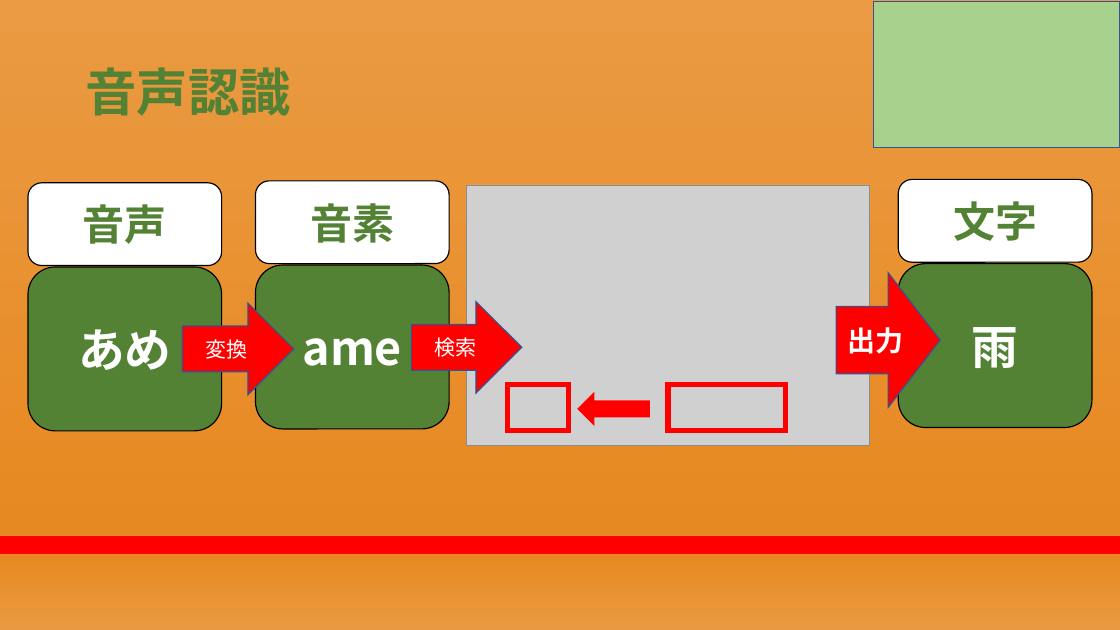
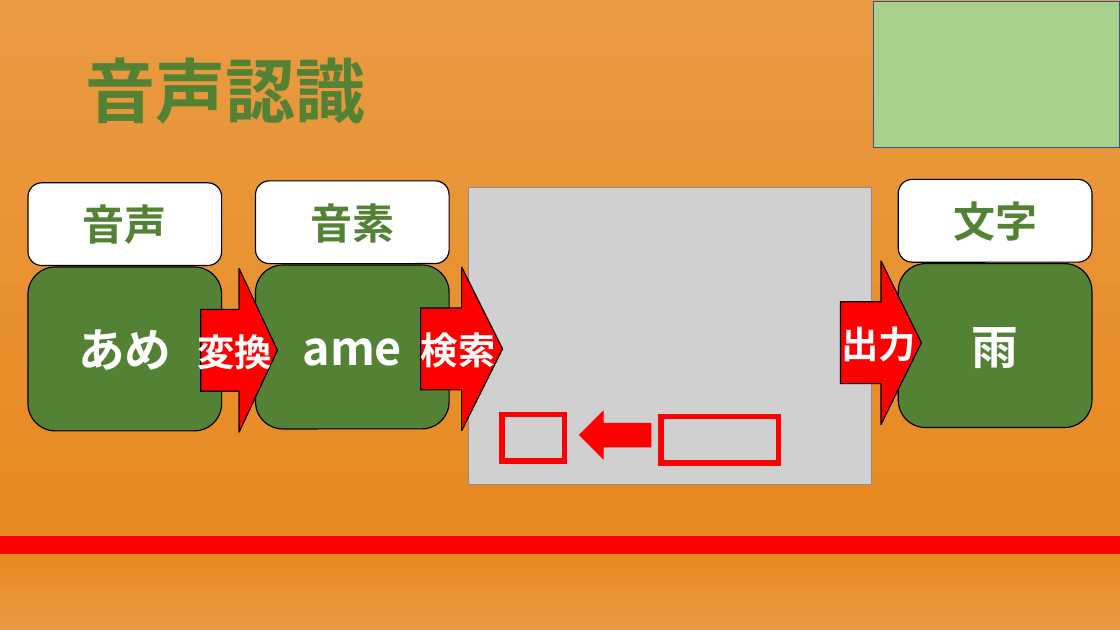
Before and after one commit to RikiishiSuzunosuke/AIspeaker_yosie, a slide deck: slide 9 of presentation/AIスピーカー開発_2.pptx. Drawn at 1120x630 pixels with LibreOffice and Linux fonts; fonts in the diff are those of the drawing; grey boxes stand for pictures. Boxes give left, top, right and bottom in pixels: in the first picture for what was removed or moved away, otherwise in the second. Text is boxed around its words. In the diff, an @@ line names an element or a change of style, - is before the commit and + after.

```diff
--- a/presentation/AIスピーカー開発_2.pptx
+++ b/presentation/AIスピーカー開発_2.pptx
@@ title "音声認識" at (85,57,365,124): size 44 to 60 pt @@
@@ picture: place and size @@
-picture at (466,185,870,445)
+picture at (469,187,872,485)
@@ right arrow added at (201,268,277,432), fill #FF0000, outline #000000 1 pt @@
@@ right arrow added at (421,267,503,431), fill #FF0000, outline #000000 1 pt @@
@@ right arrow added at (841,260,922,424), fill #FF0000, outline #000000 1 pt @@
@@ text "変換" at (198,328,273,376): size 18 to 32 pt, bold on; alignment centre to left; vertical alignment middle to top; fill #FF0000 to none; outline #325491 1 pt to none @@
@@ text "変換": place and size @@
-text "変換" at (182,303,294,395)
+text "変換" at (198,328,273,376)
@@ text "検索": place and size @@
-text "検索" at (412,302,522,393)
+text "検索" at (421,327,496,375)
@@ text "検索" at (421,327,496,375): size 18 to 32 pt, bold on; alignment centre to left; vertical alignment middle to top; fill #FF0000 to none; outline #325491 1 pt to none @@
@@ text "出力": place and size @@
-text "出力" at (836,273,940,408)
+text "出力" at (841,320,916,368)
@@ text "出力" at (841,320,916,368): size 24 to 32 pt; alignment centre to left; vertical alignment middle to top; fill #FF0000 to none; outline #325491 1 pt to none @@
@@ rectangle: place and size @@
-rectangle at (507,384,569,431)
+rectangle at (502,414,565,461)
@@ left arrow: place and size @@
-left arrow at (578,393,649,425)
+left arrow at (580,412,651,459)
@@ rectangle: place and size @@
-rectangle at (668,384,786,431)
+rectangle at (661,417,779,464)
```
Also in this commit, not shown: 22 other slides changed, 1 slide added, 1 other file.
